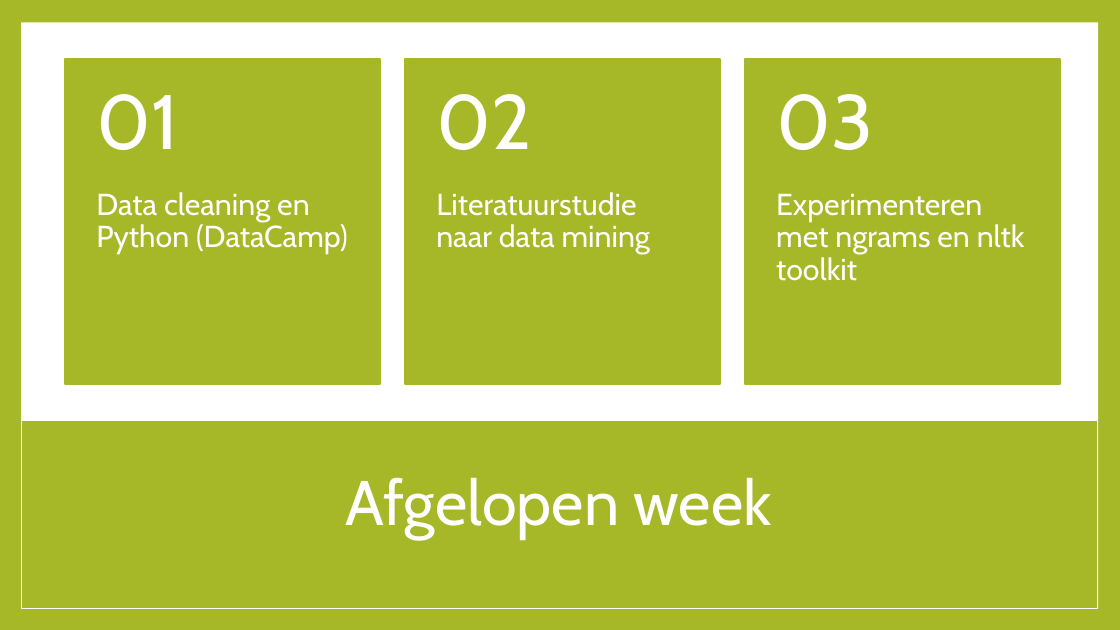
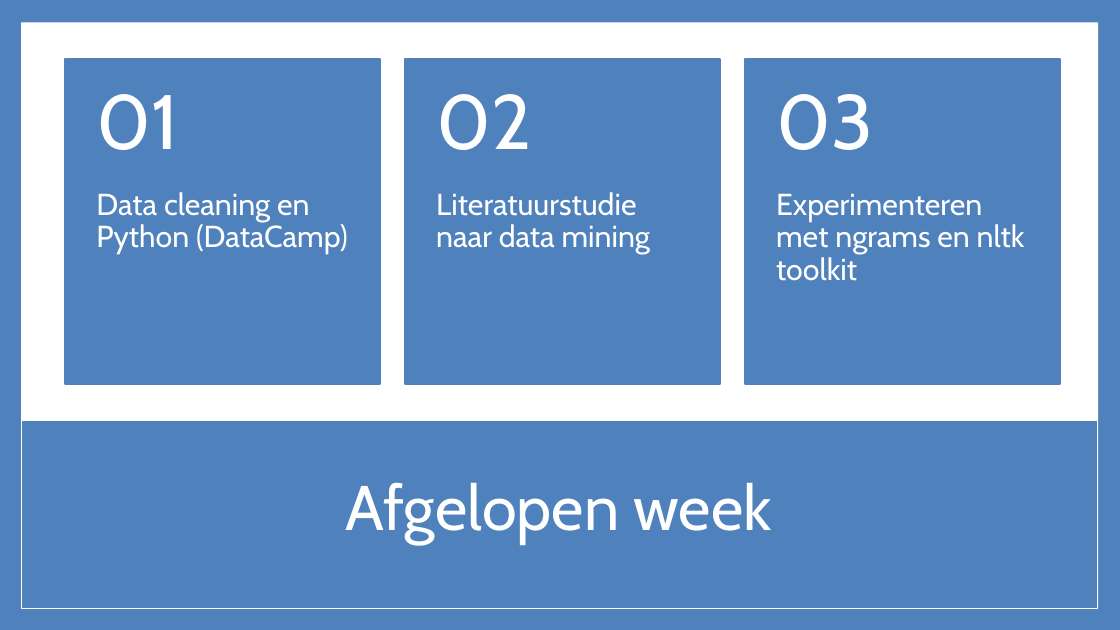
Before and after one commit to Janlorie/DataScienceMinor, a slide deck: slide 3 of Resources/Presentations/2018.09.10 CBS Presentatie.pptx. Drawn at 1120x630 pixels with LibreOffice and Linux fonts; fonts in the diff are those of the drawing. Boxes give left, top, right and bottom in pixels: in the first picture for what was removed or moved away, otherwise in the second. Text is boxed around its words. In the diff, an @@ line names an element or a change of style, - is before the commit and + after.

```diff
--- a/Resources/Presentations/2018.09.10 CBS Presentatie.pptx
+++ b/Resources/Presentations/2018.09.10 CBS Presentatie.pptx
@@ rectangle at (x1=0, y1=0, x2=1120, y2=630): fill #A6B727 to #4F81BD @@
@@ rectangle "Data cleaning en Python (DataCamp)" resized from (x1=96, y1=192, x2=348, y2=255) to (x1=66, y1=59, x2=381, y2=384) @@
@@ rectangle removed at (x1=66, y1=59, x2=381, y2=384) @@
@@ rectangle "Literatuurstudie naar data mining" resized from (x1=436, y1=192, x2=650, y2=255) to (x1=405, y1=59, x2=720, y2=384) @@
@@ rectangle removed at (x1=405, y1=59, x2=720, y2=384) @@
@@ less space between paragraphs in 3 elements at (x1=96, y1=94, x2=178, y2=150), (x1=436, y1=94, x2=531, y2=150), (x1=776, y1=94, x2=873, y2=150) @@
@@ less space between paragraphs; fill none to #4F81BD; outline none to #4F81BD 2 pt in 3 elements at (x1=66, y1=59, x2=381, y2=384), (x1=405, y1=59, x2=720, y2=384), (x1=745, y1=59, x2=1060, y2=384) @@
@@ rectangle "Experimenteren met ngrams en nltk ..." resized from (x1=776, y1=193, x2=1025, y2=281) to (x1=745, y1=59, x2=1060, y2=384) @@
@@ rectangle removed at (x1=745, y1=59, x2=1060, y2=384) @@
@@ rectangle at (x1=21, y1=420, x2=1098, y2=608): fill #A6B727 to #4F81BD; outline #FFFFFF 1 pt to #FFFFFF 0.99 pt @@
@@ text "Afgelopen week" at (x1=346, y1=482, x2=772, y2=545): line spacing 0.9 to 1 @@
```
Also in this commit, not shown: 4 other slides changed, 5 other files.
